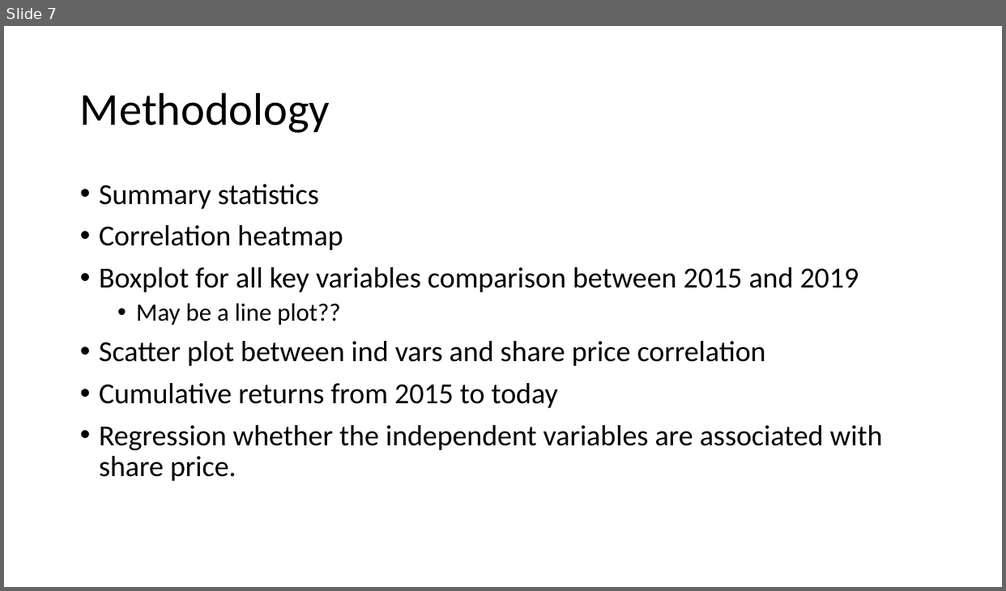
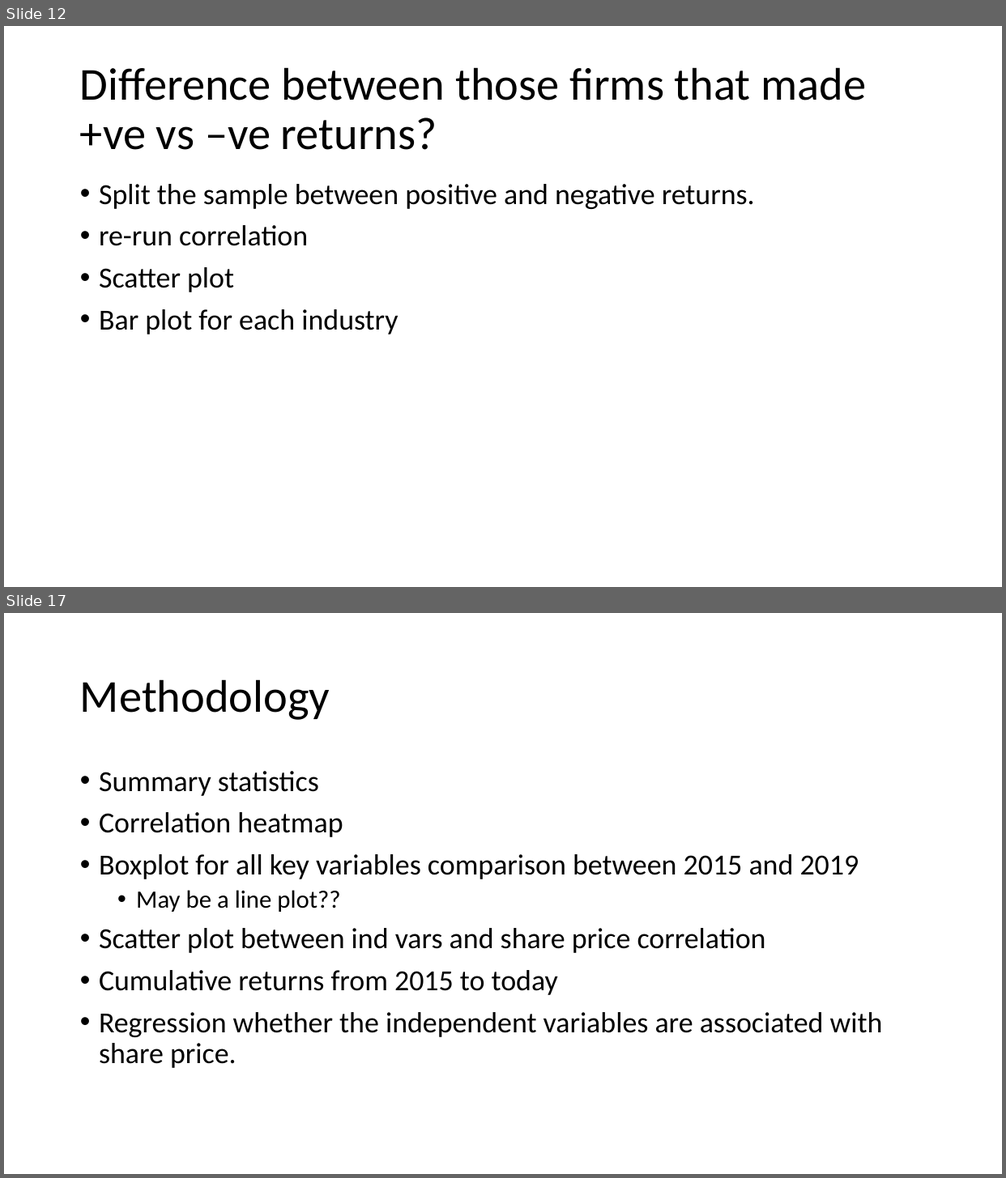
Before and after one commit to gentley99/IOD_2020_JIN, a slide deck: Assignment/Financial/Presentation1.pptx. Shown one above the other, each under a label of ours: slide 7 before the commit, slides 12 and 17 after it; the slides between them are not shown. The pictures are 1006x591 and 1006x1178 pixels, drawn with LibreOffice and Linux fonts; fonts in the diff are those of the drawing. Boxes give left, top, right and bottom in pixels: in the first picture for what was removed or moved away, otherwise in the second. Text is boxed around its words. In the diff, an @@ line names an element or a change of style, - is before the commit and + after.

```diff
--- a/Assignment/Financial/Presentation1.pptx
+++ b/Assignment/Financial/Presentation1.pptx
@@ slide 12 added at [4, 26, 1002, 587], background #FFFFFF @@
@@ title added at [80, 67, 867, 150], 44 pt, text #000000 @@
+Difference between those firms that made +ve vs –ve returns?
@@ text added at [99, 184, 755, 335], 28 pt, text #000000 @@
+• Split the sample between positive and negative returns.
+• re-run correlation
+• Scatter plot
+• Bar plot for each industry
@@ what was slide 7 is now slide 17 @@
```
Also in this commit, not shown: 8 slides changed, 14 other slides added, 5 slides removed, 17 other files.
